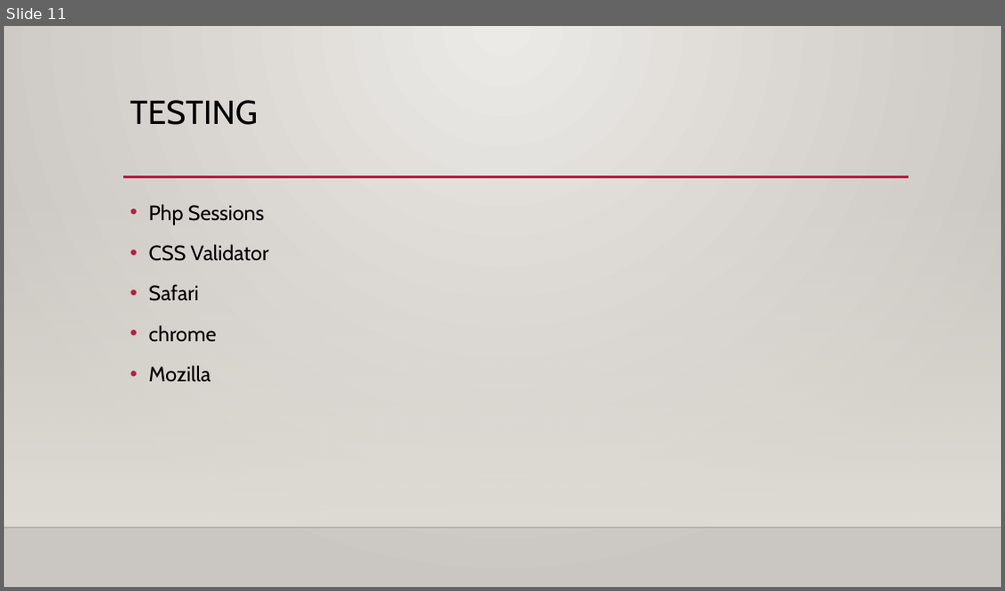
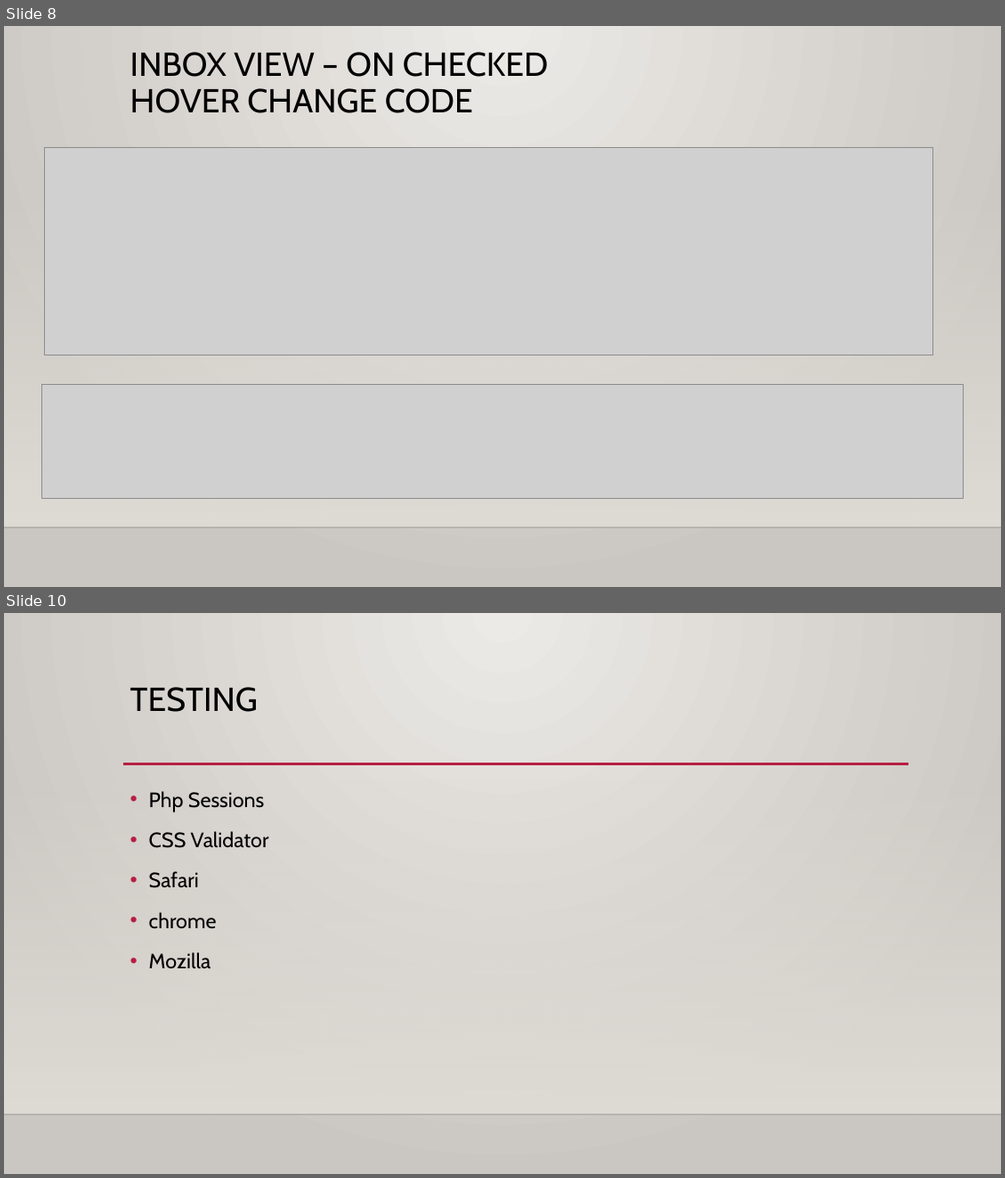
Before and after one commit to sumanthreddy29/WebProgramming, a slide deck: Project-2/project_2_ppt.pptx. Shown one above the other, each under a label of ours: slide 11 before the commit, slides 8 and 10 after it; the slides between them are not shown. The pictures are 1005x591 and 1005x1178 pixels, drawn with LibreOffice and Linux fonts; fonts in the diff are those of the drawing; grey boxes stand for pictures; background and template pictures are left out. Boxes give left, top, right and bottom in pixels: in the first picture for what was removed or moved away, otherwise in the second. Text is boxed around its words. In the diff, an @@ line names an element or a change of style, - is before the commit and + after.

```diff
--- a/Project-2/project_2_ppt.pptx
+++ b/Project-2/project_2_ppt.pptx
@@ slide 8 added at [4, 26, 1001, 587], background gradient #ECEAE7 to #CAC7C1; not listed: 2 template elements that a slide beside it also shows @@
@@ title added at [130, 52, 549, 113], 32 pt, text #000000 @@
+INBOX VIEW – ON CHECKED HOVER CHANGE CODE
@@ picture added at [44, 148, 933, 355] @@
@@ picture added at [42, 384, 963, 498] @@
@@ what was slide 11 is now slide 10 @@
```
Also in this commit, not shown: 2 slides changed, 4 other slides added, 6 slides removed.
